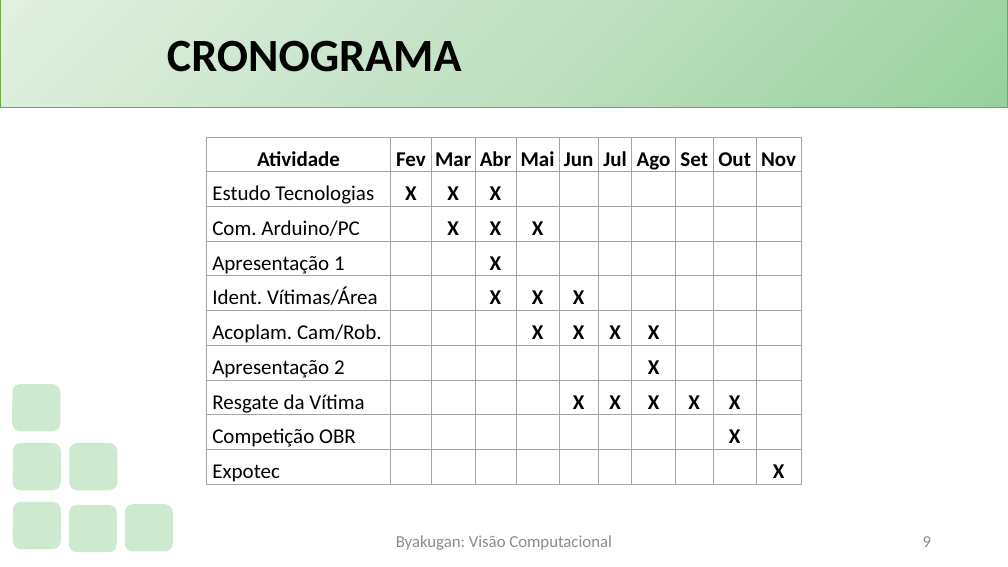
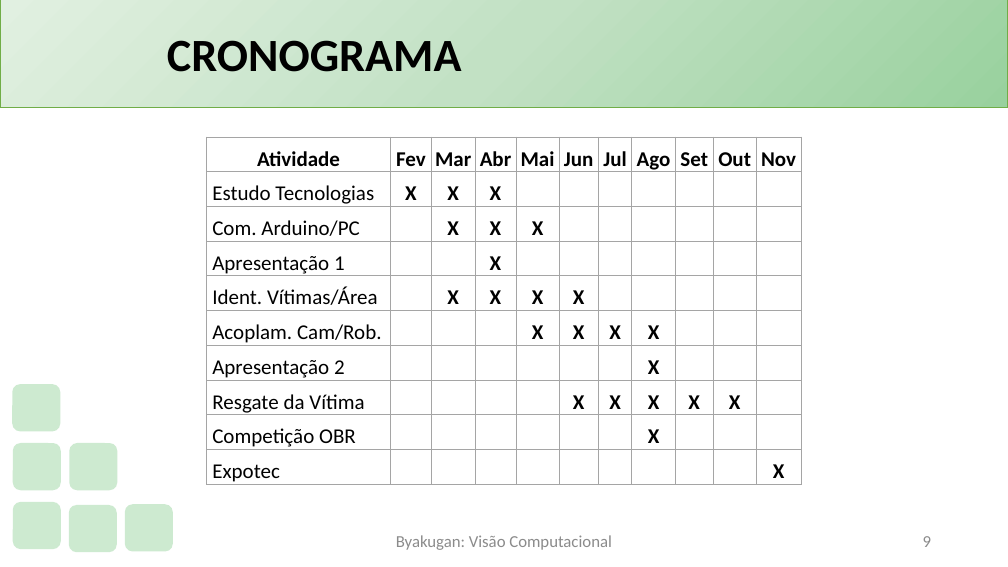
Before and after one commit to PauloVLB/Projeto_Integrador, a slide deck: slide 9 of Slide.pptx. Drawn at 1008x567 pixels with LibreOffice and Linux fonts; fonts in the diff are those of the drawing; background and template pictures are left out. Boxes give left, top, right and bottom in pixels: in the first picture for what was removed or moved away, otherwise in the second. Text is boxed around its words. In the diff, an @@ line names an element or a change of style, - is before the commit and + after.

```diff
--- a/Slide.pptx
+++ b/Slide.pptx
@@ table at bbox=[206, 137, 800, 489] @@
-row 5, column 3: 
+row 5, column 3: X
-row 9, column 8: 
+row 9, column 8: X
-row 9, column 10: X
+row 9, column 10: 
```
Also in this commit, not shown: 5 other slides changed, 1 other file.
